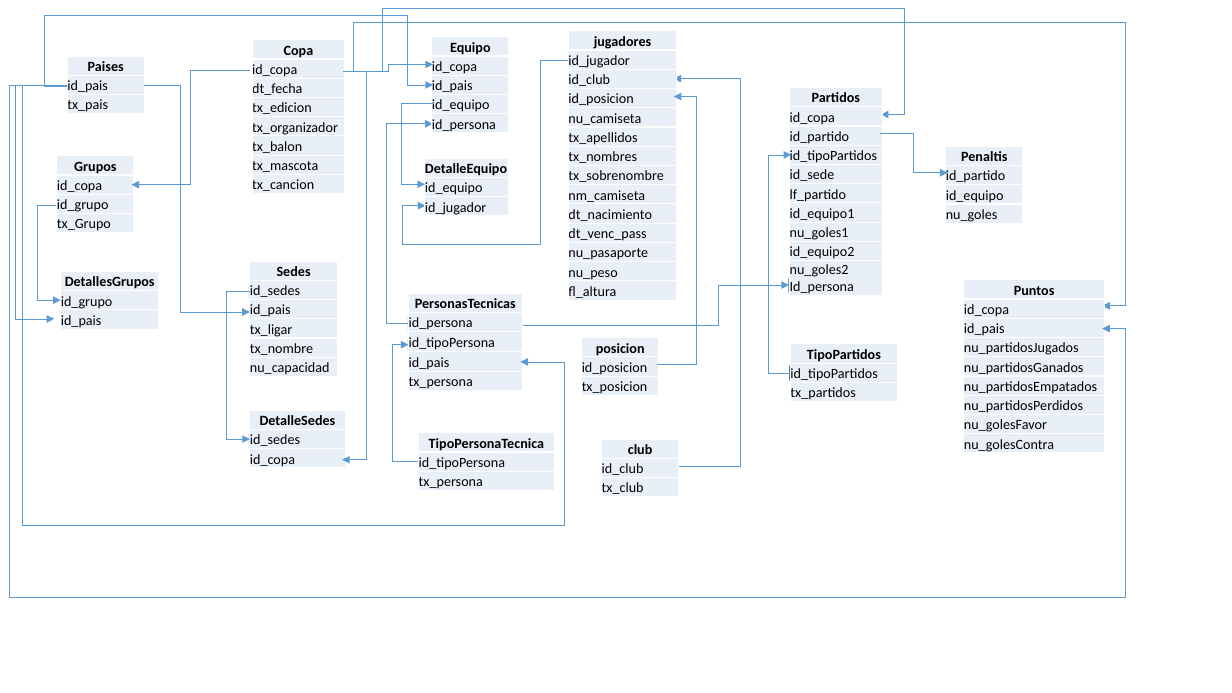
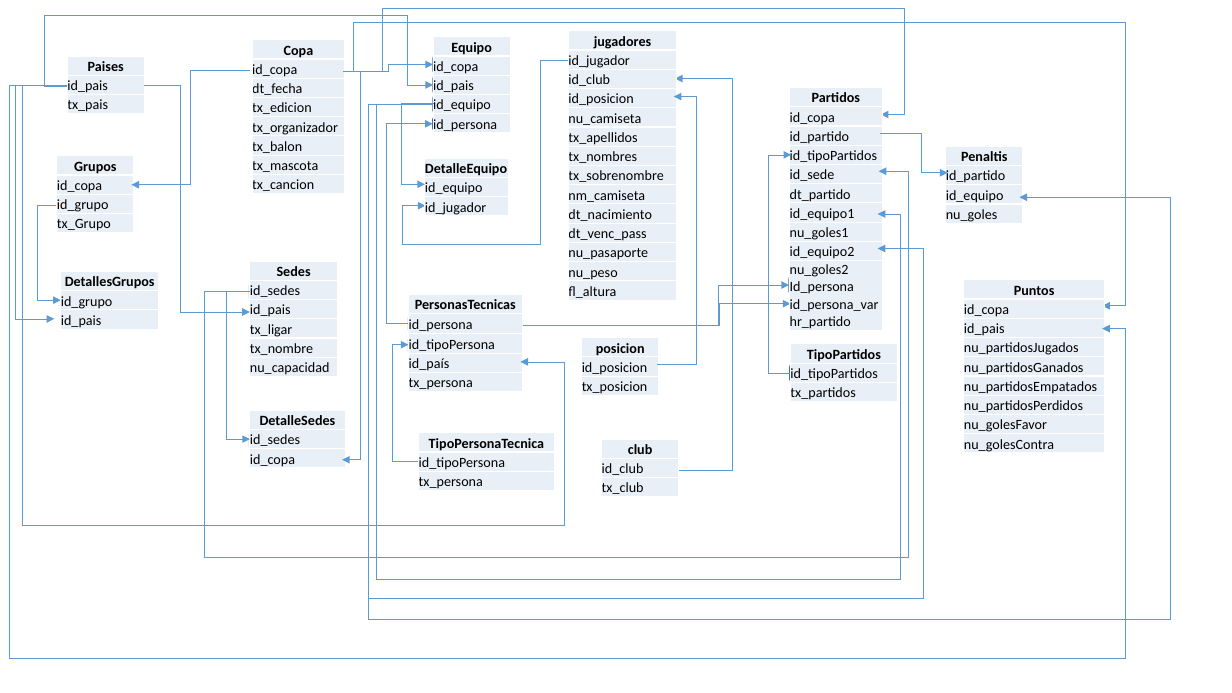
Before and after one commit to WillmerG/lbcopa-america, a slide deck: slide 1 of docs/MER.pptx. Drawn at 1232x693 pixels with LibreOffice and Linux fonts; fonts in the diff are those of the drawing. Boxes give left, top, right and bottom in pixels: in the first picture for what was removed or moved away, otherwise in the second. Text is boxed around its words. In the diff, an @@ line names an element or a change of style, - is before the commit and + after.

```diff
--- a/docs/MER.pptx
+++ b/docs/MER.pptx
@@ elbow arrow (67, 85) - (1103, 329): route changed @@
@@ elbow arrow (343, 72) - (342, 460): route changed @@
@@ elbow arrow (644, 467) - (675, 79): route changed @@
@@ table at (x1=790, y1=88, x2=883, y2=333) @@
-row 6, column 1: lf_partido
+row 6, column 1: dt_partido
-row 10, column 1: nu_goles2 / Id_persona
+row 10, column 1: nu_goles2 / Id_persona / id_persona_var / hr_partido
@@ elbow arrow added from (433, 104) to (878, 249), #5B9BD5 0.5 pt @@
@@ elbow arrow added from (433, 104) to (1019, 197), #5B9BD5 0.5 pt @@
@@ elbow arrow added from (433, 104) to (878, 214), #5B9BD5 0.5 pt @@
@@ elbow arrow (880, 134) - (948, 173): route changed @@
@@ elbow arrow added from (250, 291) to (879, 171), #5B9BD5 0.5 pt @@
@@ rounded rectangle added at (x1=848, y1=164, x2=879, y2=179), fill #5B9BD5, outline #43739E 1 pt @@
@@ rounded rectangle added at (x1=848, y1=205, x2=878, y2=222), fill #5B9BD5, outline #43739E 1 pt @@
@@ rounded rectangle added at (x1=848, y1=240, x2=878, y2=257), fill #5B9BD5, outline #43739E 1 pt @@
@@ table at (x1=409, y1=295, x2=522, y2=394) @@
-row 4, column 1: id_pais
+row 4, column 1: id_país
@@ rounded rectangle added at (x1=791, y1=295, x2=823, y2=313), fill #5B9BD5, outline #43739E 1 pt @@
@@ elbow arrow added from (518, 325) to (791, 304), #5B9BD5 0.5 pt @@
```
Also in this commit, not shown: 2 other files.
